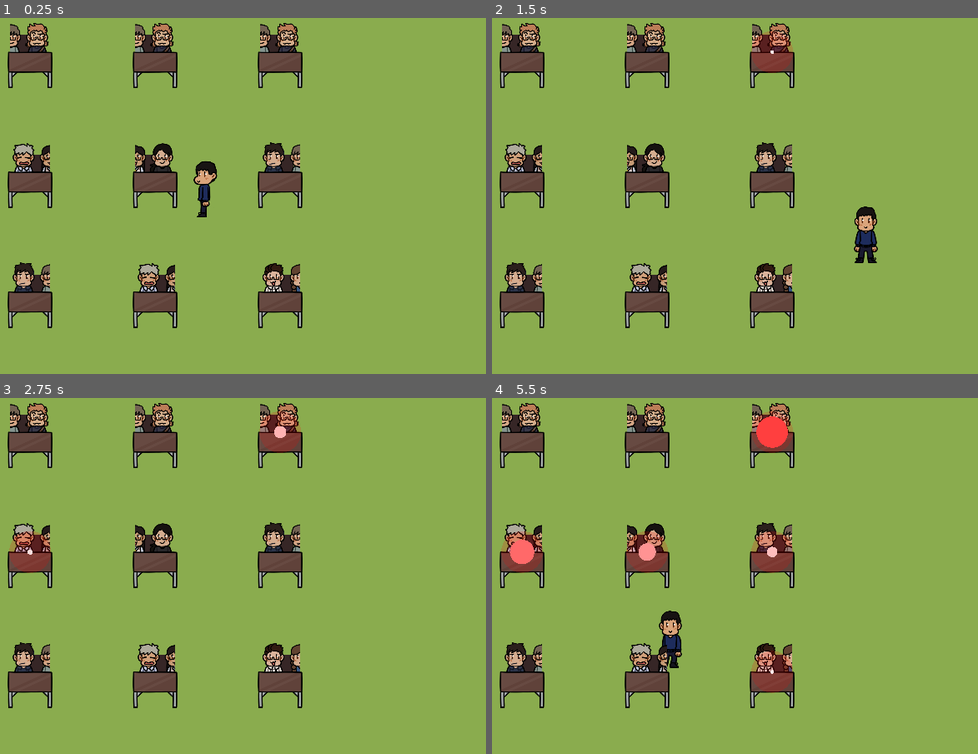
Above: before the commit, frames 1-4 (two rows, left to right).
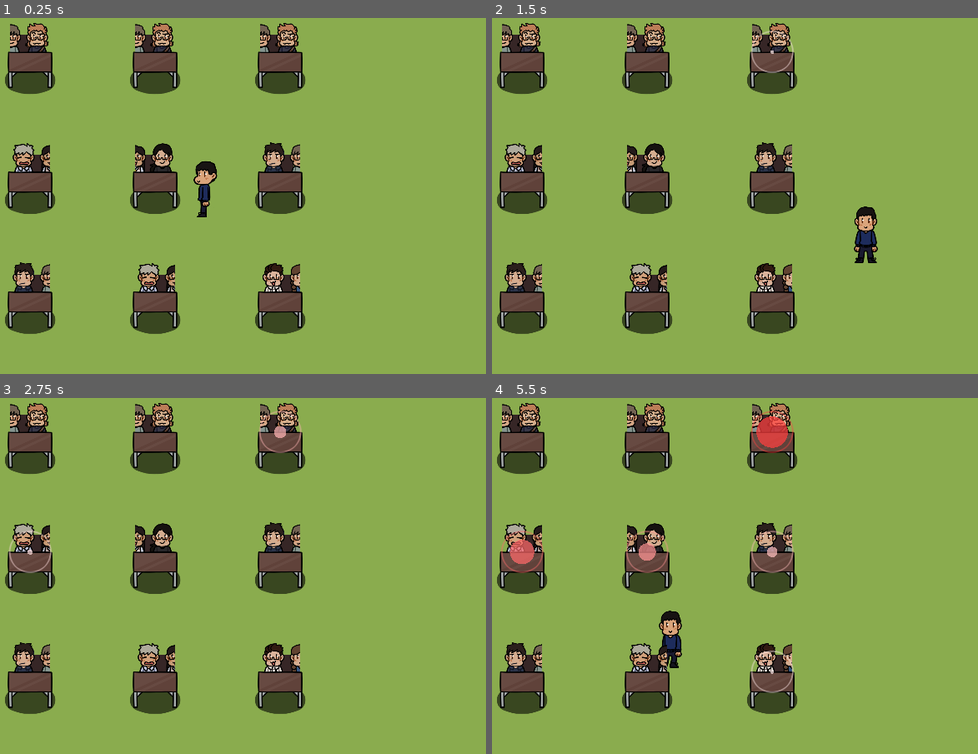
Above: after the commit, the same moments.

Repository: nyaro-p/TheTutorSimulator
Game: Godot game, scene res://Scenes/Classroom.tscn
Two runs of this game, one before a commit and one after it. Both use one fixed random seed, a clock stepped at 60 frames per second and the inputs below.
Inputs:
- Up to frame 1 (0.25 s): no input
- Up to frame 2 (1.5 s): tap Enter at 0.5 s; hold D (move_right) 0.53-1.28 s; hold S (move_down) from 1.28 s (still down)
- Up to frame 3 (2.75 s): release S (move_down) at 2.03 s; hold D (move_right) from 2.03 s (still down)
- Up to frame 4 (5.5 s): release D (move_right) at 2.78 s; hold W (move_up) 2.78-3.53 s; hold A (move_left) 3.53-5.03 s; hold S (move_down) from 5.03 s (still down)

The runs differ from the first frame. In frame 1, 4.1% of the frame differs, in the area x 1-63%, y 15-89%; in frame 2, 4.9%; in frame 3, 5.7%; in frame 4, 8.0%, in the area x 1-63%, y 3-89%.

Commit message:
cool animations

Diff:
--- a/Effects/TimeEffect.gd
+++ b/Effects/TimeEffect.gd
@@ -7,9 +7,10 @@
 
 func animate_timer(time):
 	var tween := create_tween().set_trans(Tween.TRANS_ELASTIC).set_ease(Tween.EASE_OUT)
-	tween.tween_property(bounds_mesh, "scale", Vector2(1.0, 1.0), 1.0)
+	tween.tween_property(bounds_mesh, "scale", Vector2(0.2, 0.2), 1.0)
 	tween.parallel().tween_property(growing_mesh, "scale", Vector2(1.0, 1.0), time).set_trans(Tween.TRANS_LINEAR).set_ease(Tween.EASE_IN_OUT)
-	tween.parallel().tween_property(growing_mesh, "modulate", Color(1, 0, 0), time).set_trans(Tween.TRANS_LINEAR).set_ease(Tween.EASE_IN_OUT)
+	tween.parallel().tween_property(growing_mesh, "modulate", Color(1, 0, 0, 0.470588), time).set_trans(Tween.TRANS_LINEAR).set_ease(Tween.EASE_IN_OUT)
+	tween.parallel().tween_property(bounds_mesh, "modulate", Color(1, 0, 0, 0.470588), time).set_trans(Tween.TRANS_LINEAR).set_ease(Tween.EASE_IN_OUT)
 	tween.connect("finished", self, "finished")
 
 func finished():
--- a/Effects/TimeEffect.tscn
+++ b/Effects/TimeEffect.tscn
@@ -1,6 +1,7 @@
-[gd_scene load_steps=3 format=2]
+[gd_scene load_steps=4 format=2]
 
 [ext_resource path="res://Effects/TimeEffect.gd" type="Script" id=1]
+[ext_resource path="res://Assets/Circle.png" type="Texture" id=2]
 
 [sub_resource type="SphereMesh" id=1]
 radius = 10.0
@@ -9,11 +10,12 @@
 [node name="TimeEffect" type="Node2D"]
 script = ExtResource( 1 )
 
-[node name="BoundsMesh" type="MeshInstance2D" parent="."]
-modulate = Color( 1, 0, 0, 0.0901961 )
+[node name="BoundsMesh" type="Sprite" parent="."]
+modulate = Color( 1, 1, 1, 0.470588 )
+scale = Vector2( 1e-05, 1e-05 )
+texture = ExtResource( 2 )
+
+[node name="GrowingMesh" type="MeshInstance2D" parent="."]
+modulate = Color( 1, 1, 1, 0.470588 )
 scale = Vector2( 1e-05, 1e-05 )
 mesh = SubResource( 1 )
-
-[node name="GrowingMesh" type="MeshInstance2D" parent="."]
-scale = Vector2( 1e-05, 1e-05 )
-mesh = SubResource( 1 )
--- a/Prefabs/Student/Student.tscn
+++ b/Prefabs/Student/Student.tscn
@@ -1,8 +1,9 @@
-[gd_scene load_steps=7 format=2]
+[gd_scene load_steps=8 format=2]
 
 [ext_resource path="res://Prefabs/Student/Student.gd" type="Script" id=1]
 [ext_resource path="res://Prefabs/Student/Assets/Table.png" type="Texture" id=2]
 [ext_resource path="res://Prefabs/Student/Assets/Students_Spritesheet.png" type="Texture" id=3]
+[ext_resource path="res://Assets/Shadow.png" type="Texture" id=4]
 
 [sub_resource type="QuadMesh" id=1]
 
@@ -15,6 +16,12 @@
 [node name="Student" type="StaticBody2D"]
 scale = Vector2( 2, 2 )
 script = ExtResource( 1 )
+
+[node name="Shadow" type="Sprite" parent="."]
+modulate = Color( 1, 1, 1, 0.588235 )
+position = Vector2( 0, 13.5 )
+scale = Vector2( 0.12, 0.187 )
+texture = ExtResource( 4 )
 
 [node name="Chair" type="MeshInstance2D" parent="."]
 modulate = Color( 0.215686, 0.152941, 0.152941, 1 )
--- a/project.godot
+++ b/project.godot
@@ -18,6 +18,7 @@
 
 window/size/width=512
 window/size/height=300
+window/size/fullscreen=true
 window/size/test_width=1024
 window/size/test_height=600
 window/stretch/mode="2d"
Not shown, added: Assets/Circle.png.import
Not shown, added: Assets/Shadow.png.import
